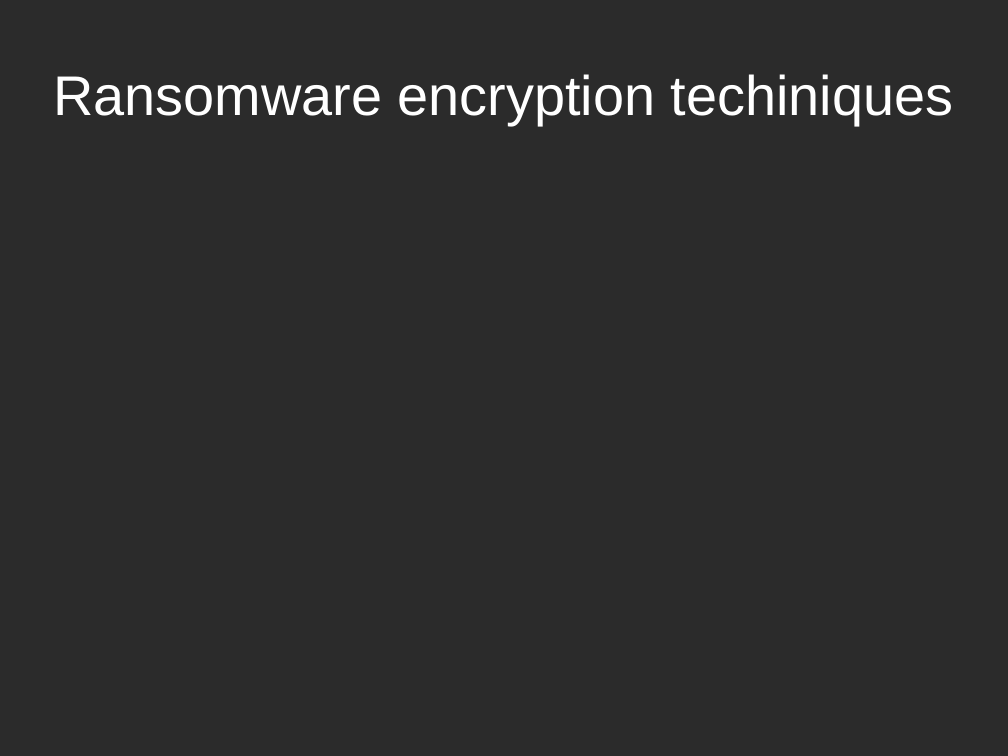
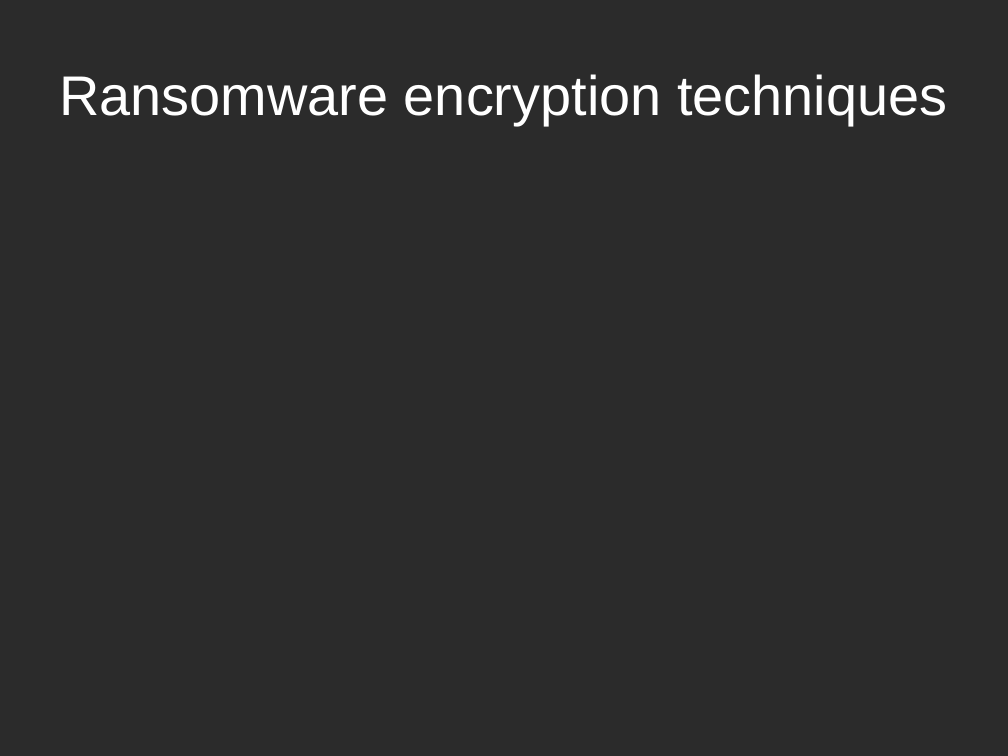
Before and after one commit to tarcisio-marinho/GonnaCry, a slide deck: slide 1 of Python/new_ransomware/na_beira_do_rio.odp. Drawn at 1008x756 pixels with LibreOffice and Linux fonts; fonts in the diff are those of the drawing; background and template pictures are left out; a plain dark background stands for a picture behind light text. Boxes give left, top, right and bottom in pixels: in the first picture for what was removed or moved away, otherwise in the second. Text is boxed around its words. In the diff, an @@ line names an element or a change of style, - is before the commit and + after.

```diff
--- a/Python/new_ransomware/na_beira_do_rio.odp
+++ b/Python/new_ransomware/na_beira_do_rio.odp
@@ title at bbox=[59, 74, 947, 125]: text changed @@
-Ransomware encryption techiniques
+Ransomware encryption techniques
```
Also in this commit, not shown: 1 slide added, 2 other files.
